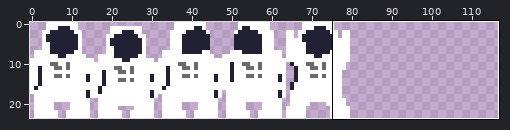
File history of a sprite sheet, res/images/player.png. Above, an overview of the earlier version with the close-up marked.
Close-up. Before the edit:
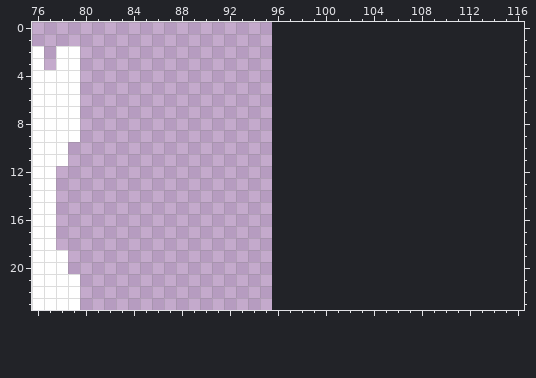
The file is 96x24 pixels. Shown: x 76..116, y 0..23. The old version is drawn lined up with the new one, on the new canvas. The wide view leaves out empty margins.
After the commit:
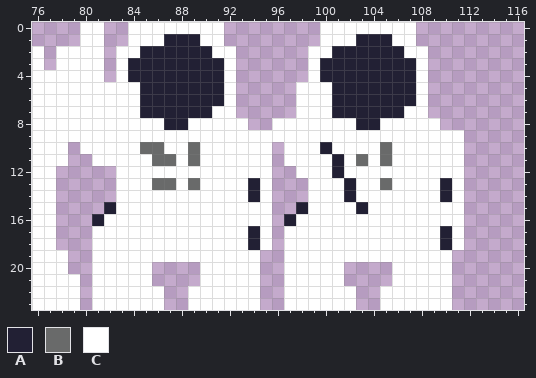
Palette (. is transparent): A #222034  B #696a6a  C #ffffff
Log entry: fix sound level
Changes in this commit:
canvas 96x24 -> 128x24
@@ x 76..116 @@
- 0 .........................................
- 1 .........................................
- 2 C.CC.....................................
- 3 C.CC.....................................
- 4 CCCC.....................................
- 5 CCCC.....................................
- 6 CCCC.....................................
- 7 CCCC.....................................
- 8 CCCC.....................................
- 9 CCCC.....................................
-10 CCC......................................
-11 CCC......................................
-12 CC.......................................
-13 CC.......................................
-14 CC.......................................
-15 CC.......................................
-16 CC.......................................
-17 CC.......................................
-18 CC.......................................
-19 CCC......................................
-20 CCC......................................
-21 CCCC.....................................
-22 CCCC.....................................
-23 CCCC.....................................
+ 0 ....CC..CCCCCCCC........CCCCCCCC.........
+ 1 ....CC..CCCAAACC........CCCAAACC.........
+ 2 C.CCCC.CCAAAAAACC......CCAAAAAACC........
+ 3 C.CCCC.CAAAAAAAAC......CAAAAAAAAC........
+ 4 CCCCCC.CAAAAAAAAC......CAAAAAAAAC........
+ 5 CCCCCCCCCAAAAAAAC.....CCCAAAAAAAC........
+ 6 CCCCCCCCCAAAAAAAC.....CCCAAAAAAAC........
+ 7 CCCCCCCCCAAAAAACC.....CCCAAAAAACC........
+ 8 CCCCCCCCCCCAACCCCC..CCCCCCCAACCCCC.......
+ 9 CCCCCCCCCCCCCCCCCCCCCCCCCCCCCCCCCCCC.....
+10 CCC.CCCCCBBCCBCCCCCC.CCCACCCCBCCCCCC.....
+11 CCC..CCCCCBBCBCCCCCC.CCCCACBCBCCCCCC.....
+12 CC.....CCCCCCCCCCCCC..CCCACCCCCCCCCC.....
+13 CC.....CCCBBCBCCCCAC...CCCACCBCCCCAC.....
+14 CC.....CCCCCCCCCCCAC...CCCACCCCCCCAC.....
+15 CC....ACCCCCCCCCCCCC..ACCCCACCCCCCCC.....
+16 CC...ACCCCCCCCCCCCCC.ACCCCCCCCCCCCCC.....
+17 CC...CCCCCCCCCCCCCAC.CCCCCCCCCCCCCAC.....
+18 CC...CCCCCCCCCCCCCAC.CCCCCCCCCCCCCAC.....
+19 CCC..CCCCCCCCCCCCCC..CCCCCCCCCCCCCC......
+20 CCC..CCCCC....CCCCC..CCCCC....CCCCC......
+21 CCCC.CCCCC....CCCCC..CCCCC....CCCCC......
+22 CCCC.CCCCCC..CCCCCC..CCCCCC..CCCCCC......
+23 CCCC.CCCCCC..CCCCCC..CCCCCC..CCCCCC......
Pixel boxes of the changes (left, top, right, bottom) in both close-ups:
added: (80, 22, 464, 310)
